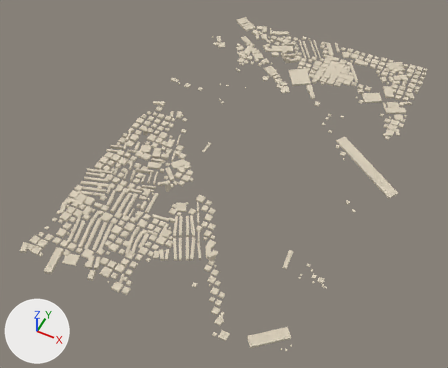
Before and after pictures for a commit that changed the glTF model cwplans/docklands/data/places/london/tiles/13-8190-6442.glb.
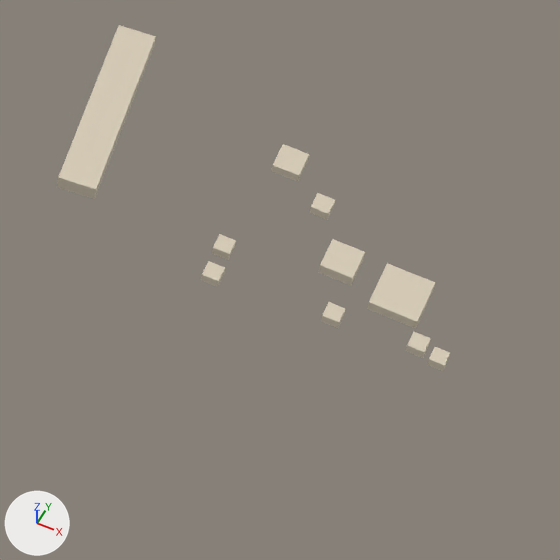
The first picture shows the older version from a camera (50 mm lens) standing at (1054.0, -2478.0, 2686.0) and looking at (-62.0, -244.0, -107.0). The close-ups show the older and then the newer version on the part from 62% to 76% of the width and 67% to 84% of the height of that picture. Only the edits that show in the close-ups are written down. The lights are fixed; the arrows at lower left show +X, +Y and +Z.
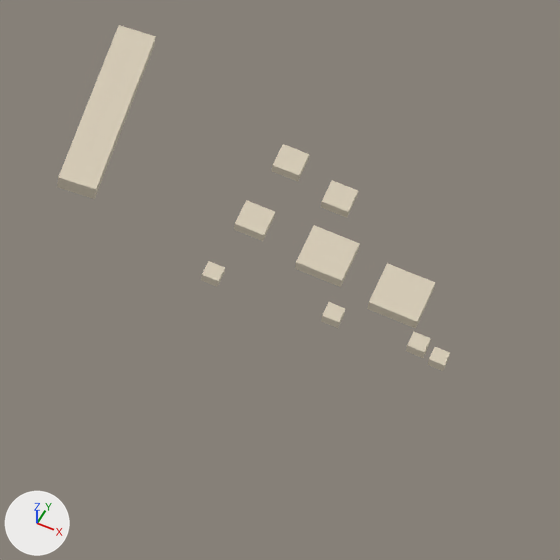
Location of each change, [x1, y1, x2, y2] in pixels of the close-ups (560 x 560 px):
'Mesh_0.451', moved, rescaled (not visible afterwards): before [367, 263, 435, 328]
'Mesh_0.475', moved, rescaled (not visible before): after [367, 263, 435, 328]
'Mesh_0.458', moved, rescaled (not visible before): after [295, 225, 360, 287]
'Mesh_0.435', moved, rescaled (not visible afterwards): before [319, 239, 365, 285]
'Mesh_0.449', moved, rescaled (52% wider, 44% taller): before [321, 302, 345, 328]; after [272, 144, 309, 182]
'Mesh_0.448', moved, rescaled (not visible before): after [234, 200, 275, 241]
'Mesh_0.427', moved, rescaled (not visible afterwards): before [272, 144, 309, 182]
'Mesh_0.459', moved, rescaled (not visible before): after [321, 180, 358, 218]
'Mesh_0.436', moved, rescaled (not visible afterwards): before [310, 193, 335, 220]
'Mesh_0.468', moved, rescaled (not visible afterwards): before [406, 331, 431, 358]
'Mesh_0.494', moved, rescaled (not visible before): after [406, 331, 431, 358]
'Mesh_0.473', moved, rescaled (not visible before): after [321, 302, 345, 328]
'Mesh_0.433', moved, rescaled (not visible afterwards): before [201, 261, 225, 287]
'Mesh_0.456', moved, rescaled (not visible before): after [201, 261, 225, 287]
'Mesh_0.426', moved, rescaled (not visible afterwards): before [212, 234, 236, 260]
'Mesh_0.498', moved, rescaled (not visible afterwards): before [428, 347, 450, 371]
'Mesh_0.525', moved, rescaled (not visible before): after [428, 347, 450, 371]

Diff of the bpy script that builds the scene:
```diff
--- a/cwplans/docklands/data/places/london/tiles/13-8190-6442.glb.py
+++ b/cwplans/docklands/data/places/london/tiles/13-8190-6442.glb.py
@@ ob_mesh_0_426 @@
 ob_mesh_0_426.parent = ob_node_0
-ob_mesh_0_426.location = (613.0, -713.1, -1.316)
-ob_mesh_0_426.scale = (10.2, 10.2, 6.04)
+ob_mesh_0_426.location = (412.1, 1215.0, -2.103)
+ob_mesh_0_426.scale = (26.7, 26.7, 9.6)
@@ ob_mesh_0_427 @@
 ob_mesh_0_427.parent = ob_node_0
-ob_mesh_0_427.location = (625.8, -642.0, -1.523)
-ob_mesh_0_427.scale = (16.4, 16.4, 6.3)
+ob_mesh_0_427.location = (466.2, 255.4, -3.641)
+ob_mesh_0_427.scale = (23.6, 23.6, 8.23)
@@ ob_mesh_0_433 @@
 ob_mesh_0_433.parent = ob_node_0
-ob_mesh_0_433.location = (614.2, -732.9, -1.235)
-ob_mesh_0_433.scale = (10.2, 10.2, 6.03)
+ob_mesh_0_433.location = (466.9, 1168.0, -2.232)
+ob_mesh_0_433.scale = (37.1, 37.1, 11.0)
@@ ob_mesh_0_435 @@
 ob_mesh_0_435.parent = ob_node_0
-ob_mesh_0_435.location = (677.1, -693.0, -1.42)
-ob_mesh_0_435.scale = (19.8, 19.8, 7.53)
+ob_mesh_0_435.location = (534.8, 167.2, -2.219)
+ob_mesh_0_435.scale = (10.2, 10.2, 9.25)
@@ ob_mesh_0_436 @@
 ob_mesh_0_436.parent = ob_node_0
-ob_mesh_0_436.location = (653.3, -661.9, -1.228)
-ob_mesh_0_436.scale = (10.9, 10.9, 6.05)
+ob_mesh_0_436.location = (516.8, 209.3, -2.847)
+ob_mesh_0_436.scale = (30.3, 30.3, 7.76)
@@ ob_mesh_0_448 @@
 ob_mesh_0_448.parent = ob_node_0
-ob_mesh_0_448.location = (665.0, 1216.0, 1.932)
-ob_mesh_0_448.scale = (38.5, 38.5, 14.8)
+ob_mesh_0_448.location = (621.9, -688.5, -1.4)
+ob_mesh_0_448.scale = (17.9, 17.9, 6.08)
@@ ob_mesh_0_449 @@
 ob_mesh_0_449.parent = ob_node_0
-ob_mesh_0_449.location = (685.4, -727.9, -1.417)
-ob_mesh_0_449.scale = (10.2, 10.2, 6.08)
+ob_mesh_0_449.location = (625.8, -642.0, -1.523)
+ob_mesh_0_449.scale = (16.4, 16.4, 6.3)
@@ ob_mesh_0_451 @@
 ob_mesh_0_451.parent = ob_node_0
-ob_mesh_0_451.location = (715.3, -698.4, -2.113)
-ob_mesh_0_451.scale = (29.3, 29.3, 6.98)
+ob_mesh_0_451.location = (601.2, 778.9, -1.201)
+ob_mesh_0_451.scale = (16.9, 16.9, 7.95)
@@ ob_mesh_0_456 @@
 ob_mesh_0_456.parent = ob_node_0
-ob_mesh_0_456.location = (716.0, 563.7, -2.076)
-ob_mesh_0_456.scale = (50.0, 50.0, 9.55)
+ob_mesh_0_456.location = (614.2, -732.9, -1.235)
+ob_mesh_0_456.scale = (10.2, 10.2, 6.03)
@@ ob_mesh_0_458 @@
 ob_mesh_0_458.parent = ob_node_0
-ob_mesh_0_458.location = (724.4, 654.8, -1.882)
-ob_mesh_0_458.scale = (25.1, 25.1, 10.8)
+ob_mesh_0_458.location = (668.0, -692.6, -1.344)
+ob_mesh_0_458.scale = (28.0, 28.0, 6.79)
@@ ob_mesh_0_459 @@
 ob_mesh_0_459.parent = ob_node_0
-ob_mesh_0_459.location = (708.4, 808.4, -1.041)
-ob_mesh_0_459.scale = (28.0, 28.0, 12.0)
+ob_mesh_0_459.location = (660.2, -652.8, -1.209)
+ob_mesh_0_459.scale = (16.3, 16.3, 6.05)
@@ ob_mesh_0_468 @@
 ob_mesh_0_468.parent = ob_node_0
-ob_mesh_0_468.location = (735.3, -724.5, -2.107)
-ob_mesh_0_468.scale = (10.4, 10.4, 6.1)
+ob_mesh_0_468.location = (666.4, 1013.0, -0.741)
+ob_mesh_0_468.scale = (29.4, 29.4, 10.1)
@@ ob_mesh_0_473 @@
 ob_mesh_0_473.parent = ob_node_0
-ob_mesh_0_473.location = (-592.3, -431.6, -0.969)
-ob_mesh_0_473.scale = (24.6, 24.6, 12.5)
+ob_mesh_0_473.location = (685.4, -727.9, -1.417)
+ob_mesh_0_473.scale = (10.2, 10.2, 6.08)
@@ ob_mesh_0_475 @@
 ob_mesh_0_475.parent = ob_node_0
-ob_mesh_0_475.location = (-585.6, -343.5, -3.572)
-ob_mesh_0_475.scale = (39.8, 39.8, 10.4)
+ob_mesh_0_475.location = (715.3, -698.4, -2.113)
+ob_mesh_0_475.scale = (29.3, 29.3, 6.98)
@@ ob_mesh_0_494 @@
 ob_mesh_0_494.parent = ob_node_0
-ob_mesh_0_494.location = (760.0, 1069.0, 1.314)
-ob_mesh_0_494.scale = (30.1, 30.1, 16.8)
+ob_mesh_0_494.location = (735.3, -724.5, -2.107)
+ob_mesh_0_494.scale = (10.4, 10.4, 6.1)
@@ ob_mesh_0_498 @@
 ob_mesh_0_498.parent = ob_node_0
-ob_mesh_0_498.location = (748.9, -727.9, -2.263)
-ob_mesh_0_498.scale = (9.31, 9.31, 6.09)
+ob_mesh_0_498.location = (-591.6, -502.2, 1.068)
+ob_mesh_0_498.scale = (25.6, 25.6, 11.9)
@@ ob_mesh_0_525 @@
 ob_mesh_0_525.parent = ob_node_0
-ob_mesh_0_525.location = (-488.1, 47.02, -3.765)
-ob_mesh_0_525.scale = (22.5, 22.5, 9.63)
+ob_mesh_0_525.location = (748.9, -727.9, -2.263)
+ob_mesh_0_525.scale = (9.31, 9.31, 6.09)
```
